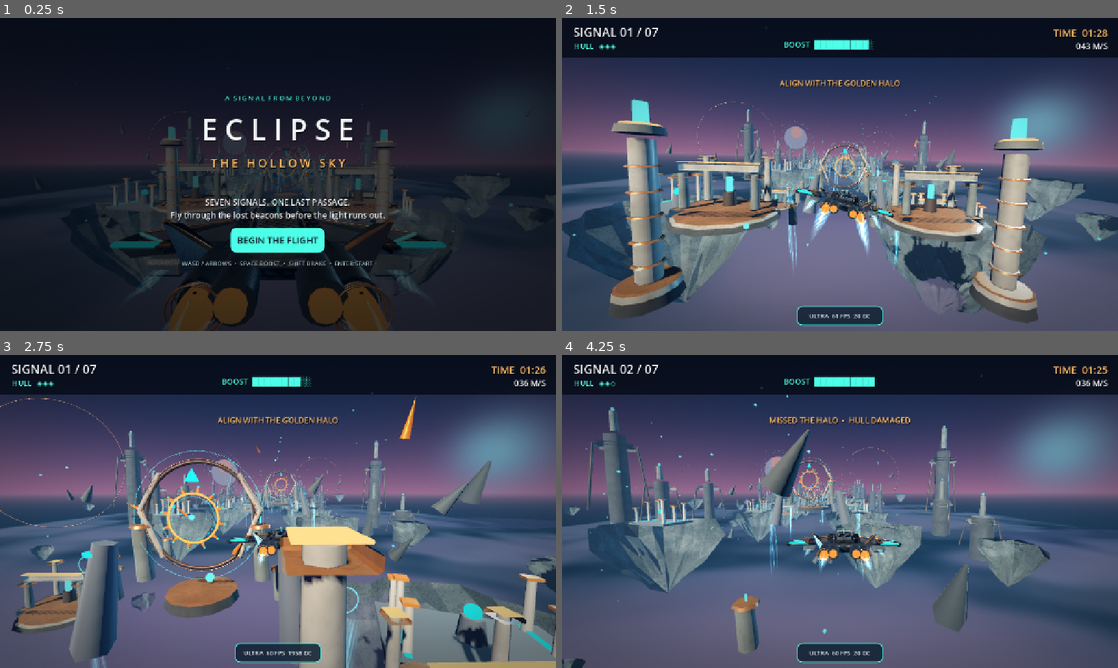
Above: before the commit, frames 1-4 (two rows, left to right).
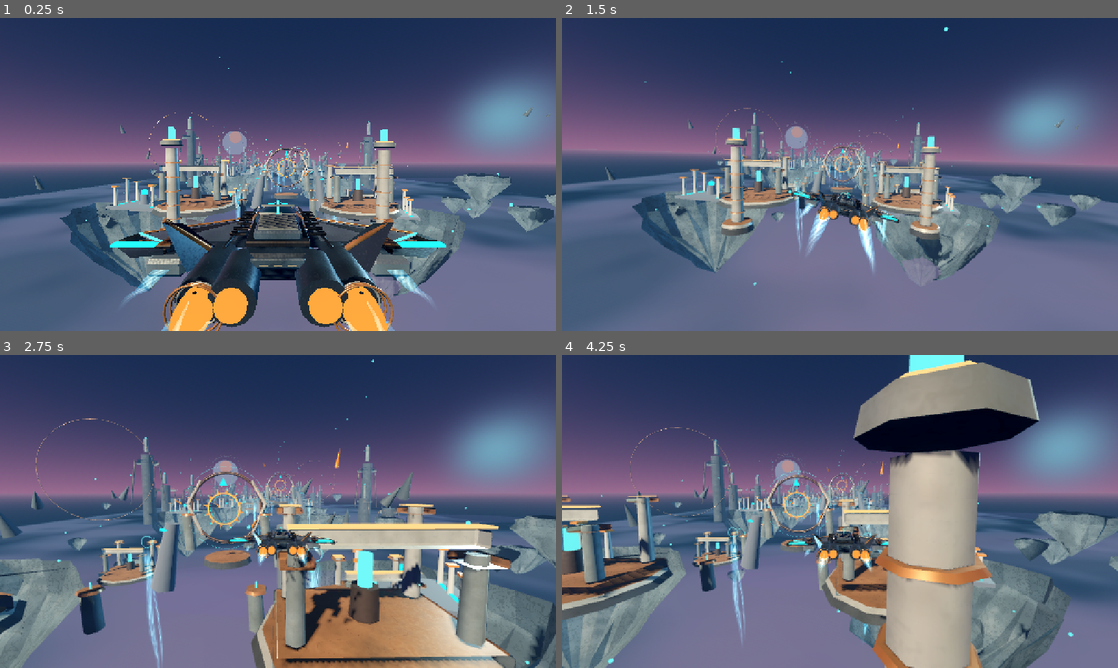
Above: after the commit, the same moments.

Repository: tpylman90-ctrl/Eclipse-The-Hollow-Sky
Game: Godot game, scene res://scenes/main.tscn
Two runs of this game, one before a commit and one after it. Both use one fixed random seed, a clock stepped at 60 frames per second and the inputs below.
Inputs (mouse positions are in pixels of both pictures, inside the frame that each line leads up to):
- Up to frame 1 (0.25 s): no input
- Up to frame 2 (1.5 s): click (840, 240) at 0.5 s, where only the run before the commit has a clickable "BEGIN THE FLIGHT"; tap Enter (start_game) at 1.25 s; move the mouse to (962, 158) at 1.27 s; hold D (steer_right) from 1.28 s (still down); hold Space (boost) from 1.28 s (still down); click (962, 158) at 1.42 s
- Up to frame 3 (2.75 s): release D (steer_right) at 2 s; release Space (boost) at 2 s; drag from (166, 527) to (250, 574) at 2.02 s
- Up to frame 4 (4.25 s): move the mouse to (895, 442) at 2.77 s; hold D (steer_right) 2.78-3.5 s; hold Enter (start_game) 2.78-3.5 s; click (895, 442) at 2.92 s; tap Space (boost) at 3.05 s; drag from (812, 574) to (673, 464) at 3.52 s

The runs differ from the first frame. In frame 1, 99% of the frame differs, in the area x 0-100%, y 0-100%; in frame 2, 54%; in frame 3, 59%; in frame 4, 68%.
Error after the commit: Parse Error: Cannot infer the type of "title_text" variable because the value doesn't have a set type. (res://scripts/interface.gd:352)

Commit message:
Swap D-pad for true analog joystick, add FIRE button, targeting and combat HUD

Diff:
--- a/scripts/interface.gd
+++ b/scripts/interface.gd
@@ -1,9 +1,13 @@
 extends CanvasLayer
+
+const JoystickScript = preload("res://scripts/virtual_joystick.gd")
 ## Entire interface is native Godot Control nodes (no third-party fonts or sprites).
 
 signal start_requested
 signal restart_requested
 signal graphics_preset_requested
+signal upgrade_requested(kind: String)
+signal hangar_requested
 
 var root: Control
 var menu: Control
@@ -19,6 +23,14 @@
 var result_title: Label
 var result_detail: Label
 var message_label: Label
+var combat_label: Label
+var mission_label: Label
+var hangar_balance: Label
+var hull_upgrade_button: Button
+var weapon_upgrade_button: Button
+var reactor_upgrade_button: Button
+var upgrade_levels := {"hull": 0, "weapon": 0, "reactor": 0}
+var joystick
 
 const WHITE := Color(0.95, 0.97, 0.98)
 const AQUA := Color(0.30, 1.0, 0.91)
@@ -191,6 +203,22 @@
     perf_button.add_theme_font_size_override("font_size", 14)
     perf_button.pressed.connect(func(): graphics_preset_requested.emit())
     hud.add_child(perf_button)
+    combat_label = _label("DRONES 0  •  KILLS 0  •  COMBO x1", 18, AQUA)
+    combat_label.position = Vector2(25.0, 111.0)
+    hud.add_child(combat_label)
+    mission_label = _label("SECTOR 1: SIGNAL HUNT", 16, GOLD)
+    mission_label.position = Vector2(26.0, 139.0)
+    hud.add_child(mission_label)
+    var crosshair := _label("⊕", 36, Color(0.44, 1.0, 0.92, 0.69), HORIZONTAL_ALIGNMENT_CENTER)
+    crosshair.anchor_left = 0.5
+    crosshair.anchor_right = 0.5
+    crosshair.anchor_top = 0.47
+    crosshair.anchor_bottom = 0.47
+    crosshair.offset_left = -24.0
+    crosshair.offset_right = 24.0
+    crosshair.offset_top = -24.0
+    crosshair.mouse_filter = Control.MOUSE_FILTER_IGNORE
+    hud.add_child(crosshair)
     _build_touch()
 
 
@@ -199,18 +227,25 @@
     _fill(touch_layer)
     hud.add_child(touch_layer)
     touch_layer.visible = OS.has_feature("mobile") or DisplayServer.is_touchscreen_available()
-    # Four fully separated 88x88 touch targets in a classic D-pad.
-    # Horizontal / vertical gaps are at least 8 screen pixels.
-    _touch_button("▲", "steer_up", 0.0, 114.0, -219.0, 88.0, 88.0)
-    _touch_button("◀", "steer_left", 0.0, 18.0, -123.0, 88.0, 88.0)
-    _touch_button("▼", "steer_down", 0.0, 114.0, -123.0, 88.0, 88.0)
-    _touch_button("▶", "steer_right", 0.0, 210.0, -123.0, 88.0, 88.0)
+    joystick = JoystickScript.new()
+    joystick.name = "AnalogFlightStick"
+    joystick.anchor_left = 0.0
+    joystick.anchor_right = 0.0
+    joystick.anchor_top = 1.0
+    joystick.anchor_bottom = 1.0
+    joystick.offset_left = 25.0
+    joystick.offset_right = 251.0
+    joystick.offset_top = -247.0
+    joystick.offset_bottom = -21.0
+    touch_layer.add_child(joystick)
+    # Right thumb has three independent fire/boost/brake touch zones.
+    _touch_button("FIRE", "fire", 1.0, -164.0, -229.0, 137.0, 83.0)
     _touch_button("BRAKE", "brake", 1.0, -296.0, -104.0, 112.0, 73.0)
     _touch_button("BOOST", "boost", 1.0, -162.0, -125.0, 135.0, 73.0)
 
 
 func _touch_button(caption: String, action: String, horizontal_anchor: float, offset_x: float, offset_y: float, size_x: float, size_y: float) -> void:
-    var btn := _button(caption, action == "boost")
+    var btn := _button(caption, action == "boost" or action == "fire")
     btn.add_theme_font_size_override("font_size", 18)
     btn.anchor_left = horizontal_anchor
     btn.anchor_right = horizontal_anchor
@@ -269,7 +304,9 @@
     result_title.text = "THE SKY REMEMBERS" if victory else "SIGNAL LOST"
     result_title.add_theme_color_override("font_color", AQUA if victory else GOLD)
     result_detail.text = ("SEVEN BEACONS RESTORED  •  SCORE %d" % score) if victory else ("REACHED %d / 7  •  SCORE %d\nYOUR FLIGHT IS NOT OVER" % [signals, score])
-    for action in ["steer_left", "steer_right", "steer_up", "steer_down", "boost", "brake"]:
+    if joystick != null:
+        joystick.reset_stick()
+    for action in ["steer_left", "steer_right", "steer_up", "steer_down", "boost", "brake", "fire"]:
         Input.action_release(action)
 
 
@@ -287,3 +324,35 @@
     if perf_button == null:
         return
     perf_button.text = "%s  %d FPS  %d DC" % [preset, fps, draws]
+
+
+func update_combat_hud(sector: int, alive: int, destroyed: int, combo: int, mission: String) -> void:
+    if combat_label != null:
+        combat_label.text = "HOSTILES %d   •   KILLS %d   •   COMBO x%d" % [alive, destroyed, combo]
+    if mission_label != null:
+        mission_label.text = "SECTOR %02d  •  %s" % [sector, mission]
+
+
+func update_hangar(credits: int, best: int, levels: Dictionary) -> void:
+    upgrade_levels = levels.duplicate()
+    if hangar_balance != null:
+        hangar_balance.text = "SALVAGE  %d   •   RECORD  %d" % [credits, best]
+    for kind in ["hull", "weapon", "reactor"]:
+        var button: Button
+        if kind == "hull":
+            button = hull_upgrade_button
+        elif kind == "weapon":
+            button = weapon_upgrade_button
+        else:
+            button = reactor_upgrade_button
+        if button == null:
+            continue
+        var lv: int = int(levels.get(kind, 0))
+        var cost: int = 100 * (lv + 1) * (lv + 1)
+        var title_text := {"hull": "HULL REINFORCEMENT", "weapon": "PLASMA CANNON", "reactor": "REACTOR CAPACITY"}[kind]
+        button.text = "%s  LV %d  •  %s" % [title_text, lv, ("MAXED" if lv >= 3 else str(cost) + " SC")]
+        button.disabled = lv >= 3 or credits < cost
+
+
+func update_results(text_line: String) -> void:
+    result_detail.text = text_line
